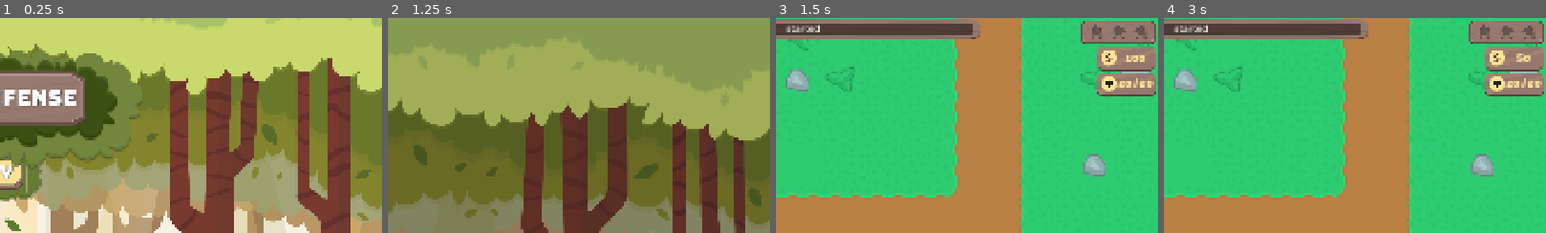
Above: before the commit, frames 1-4 (left to right).
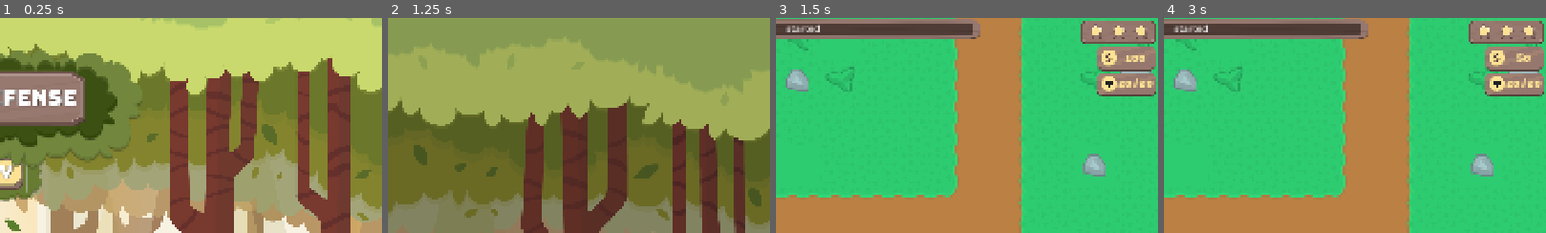
Above: after the commit, the same moments.

Repository: xMOROx/tower-defense-2d
Game: Godot game, scene res://scenes/ui/MainMenu.tscn
The game is run twice, just before and just after one commit, with the same random seed, the same clock (stepped at 60 frames per second) and the same inputs.
Inputs:
- Up to frame 1 (0.25 s): no input
- Up to frame 2 (1.25 s): click "PLAY" at 0.5 s
- Up to frame 3 (1.5 s): click "1" at 1.25 s
- Up to frame 4 (3 s): click "50 $" at 2 s; click "50 $" at 2.75 s
The pictures show only the part of the screen within x 50-100%, y 0-50%; the shares and areas given below are measured in that part.

Frames 1-2 are identical in both runs. In frame 3, 0.3% of the frame differs, in the area x 82-97%, y 3-8%; in frame 4, 0.3%.

Commit message:
Tracking stars on levels

Diff:
--- a/scenes/maps/Level_1.tscn
+++ b/scenes/maps/Level_1.tscn
@@ -10,7 +10,7 @@
 [ext_resource type="PackedScene" uid="uid://dhic07exb4uhr" path="res://scenes/ui/TowerUpgradeMenu.tscn" id="6_n8iyc"]
 [ext_resource type="Script" uid="uid://djg5lxas2wk88" path="res://src/ui/ScalableCamera2D.gd" id="9_68xhw"]
 [ext_resource type="Texture2D" uid="uid://ciopj22wymlcd" path="res://assets/ui/Logotype/NameBack.png" id="9_cigdg"]
-[ext_resource type="Texture2D" uid="uid://cgl0237dq4l1i" path="res://assets/ui/Star/Unactive.png" id="10_uawvj"]
+[ext_resource type="Texture2D" uid="uid://c8vtelxv3rum6" path="res://assets/ui/Star/Active.png" id="10_uawvj"]
 [ext_resource type="Texture2D" uid="uid://besqh4q86n752" path="res://assets/ui/Counter/Default.png" id="11_cqist"]
 [ext_resource type="Texture2D" uid="uid://cxk1owc4terpo" path="res://assets/ui/Counter/Icon/Money.png" id="12_cd5el"]
 [ext_resource type="LabelSettings" uid="uid://cpoxif4j07555" path="res://assets/fonts/LabelSettingsHugeFont.tres" id="13_cd5el"]
--- a/src/Hud.gd
+++ b/src/Hud.gd
@@ -5,6 +5,10 @@
 @onready var wave_label: Label = $WaveLabel
 @onready var wave_progress_bar: TextureProgressBar = $WaveProgressBar
 @onready var upgrade_menu: Control = $TowerUpgradeMenu
+
+@onready var star1: Sprite2D = $StarsContainer/Star1
+@onready var star2: Sprite2D = $StarsContainer/Star2
+@onready var star3: Sprite2D = $StarsContainer/Star3
 
 var currently_selected_tower: Node = null
 
@@ -19,6 +23,7 @@
 		upgrade_menu.visibility_changed.connect(_on_upgrade_menu_visibility_changed)
 
 	GameManager.lives_changed.connect(_on_lives_changed)
+	GameManager.stars_changed.connect(_on_stars_changed)
 	GameManager.currency_changed.connect(_on_currency_changed)
 	GameManager.wave_changed.connect(_on_wave_changed)
 
@@ -65,6 +70,10 @@
 func _on_lives_changed(current_lives: int):
 	_update_lives_display(current_lives)
 
+func _on_stars_changed(current_stars: int):
+	print("HUD: Stars changed to %d" % current_stars)
+	_update_stars_display(current_stars)
+
 func _on_currency_changed(current_currency: int):
 	_update_currency_display(current_currency)
 
@@ -80,6 +89,14 @@
 		else:
 			lives_label.modulate = Color.WHITE
 
+func _update_stars_display(current_stars: int):
+	var filled_star_texture = load("res://assets/ui/Star/Active.png")
+	var empty_star_texture = load("res://assets/ui/Star/Unactive.png")
+
+	star1.texture = filled_star_texture if current_stars >= 1 else empty_star_texture
+	star2.texture = filled_star_texture if current_stars >= 2 else empty_star_texture
+	star3.texture = filled_star_texture if current_stars >= 3 else empty_star_texture
+
 func _update_currency_display(current_currency: int):
 	if currency_label:
 		currency_label.text = "%d" % current_currency
--- a/src/managers/GameManager.gd
+++ b/src/managers/GameManager.gd
@@ -4,6 +4,7 @@
 signal lives_changed(current_lives)
 signal currency_changed(current_currency)
 signal wave_changed(current_wave)
+signal stars_changed(current_stars)
 
 # --- Player Stats ---
 const MAX_LIVES: int = 20
@@ -12,6 +13,7 @@
 
 # --- Game State ---
 var current_wave_number: int = 0 # Start at 0, wave 1 is the first playable
+var current_stars: int = 3
 
 func _ready():
 	current_lives = MAX_LIVES
@@ -25,11 +27,15 @@
 
 # --- Lives ---
 func lose_life():
-	if current_lives > 0:
-		current_lives -= 1
-		emit_signal("lives_changed", current_lives)
-		if current_lives <= 0:
-			game_over()
+	if current_lives <= 0:
+		return
+	current_lives -= 1
+	current_stars = _compute_stars()
+	if current_lives <= 0:
+		game_over()
+		return
+	emit_signal("lives_changed", current_lives)
+	emit_signal("stars_changed", current_stars)
 
 # --- Currency ---
 func add_currency(amount: int):
@@ -66,10 +72,12 @@
 	current_lives = MAX_LIVES
 	current_currency = 100
 	current_wave_number = 0
+	current_stars = 3
 
 	emit_signal("lives_changed", current_lives)
 	emit_signal("currency_changed", current_currency)
 	emit_signal("wave_changed", current_wave_number)
+	emit_signal("stars_changed", current_stars)
 
 
 
Not shown: 1 places in scenes/towers/StoneTower.tscn that only renumber resources
